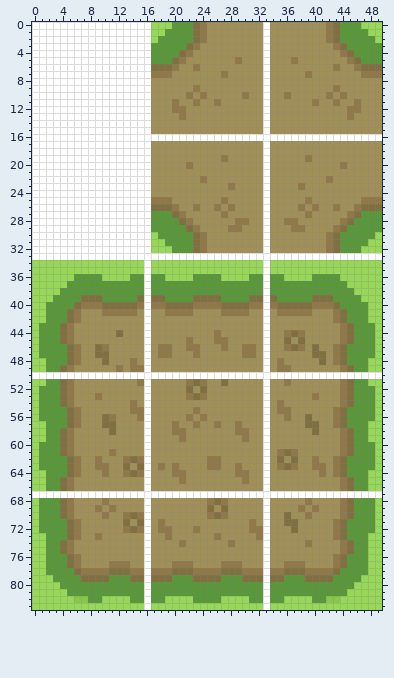
File history of a sprite sheet, images/tiles/dirttograss.png. That is the earlier state.
The file is 50x84 pixels.
And afterwards:
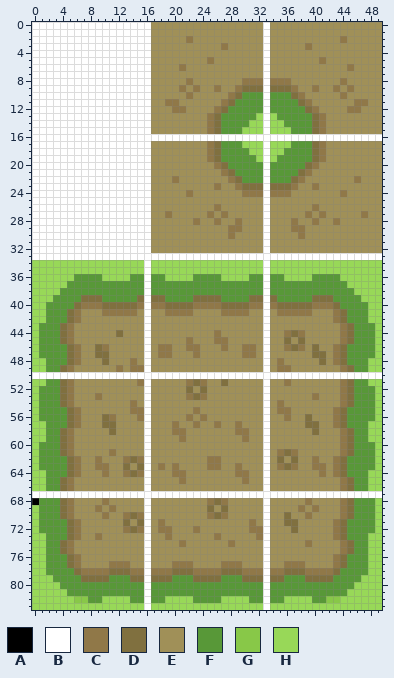
Palette (. is transparent): A #000000  B #ffffff  C #907848  D #80703f  E #a09058  F #589838  G #88c848  H #98d858
Author's note on the commit: wire in the dirt to grass tiles
Change:
y 0: x 17..24 HHHFFFDC -> EEEEEEEE; x 42..49 CDFFFHHH -> EEEEEEEE
y 1: x 17..24 HHFFFFDC -> EEEEEEEE; x 42..49 CDFFFFHH -> EEEEEEEE
y 2: x 17..24 HFFFFFDC -> EEEEECEE; x 42..49 CDFFFFFH -> EECEEEEE
y 3: x 17..23 FFFFFDC -> EEEEEEE; x 27 E -> C; x 39 E -> C; x 43..49 CDFFFFF -> EEEEEEE
y 4: x 17..22 FFFFDC -> EEEEEE; x 44..49 CDFFFF -> EEEEEE
y 5: x 17..21 FFFDC -> EEEEE; x 25 E -> C; x 29 C -> E; x 37 C -> E; x 41 E -> C; x 45..49 CDFFF -> EEEEE
y 6: x 17..21 DDDCE -> EEEEC; x 23 C -> E; x 43 C -> E; x 45..49 ECDDD -> CEEEE
y 7: x 17..19 CCC -> EEE; x 27 C -> E; x 39 C -> E; x 47..49 CCC -> EEE
y 8: x 22 E -> C; x 30..32 EEE -> CCC; x 34..36 EEE -> CCC; x 44 E -> C
y 9: x 21 E -> C; x 26 E -> C; x 29..32 EEEE -> CDDD; x 34..37 EEEE -> DDDC; x 40 E -> C; x 45 E -> C
y 10: x 24 C -> E; x 28..32 EECEE -> CDFFF; x 34..38 EECEE -> FFFDC; x 42 C -> E
y 11: x 19 E -> C; x 23 C -> E; x 26..32 CEEEEEE -> ECDFFFF; x 34..40 EEEEEEC -> FFFFDCE; x 43 C -> E; x 47 E -> C
y 12: x 26..32 EEEEEEE -> CDFFFFF; x 34..40 EEEEEEE -> FFFFFDC
y 13: x 21 C -> E; x 25..32 EEEEEEEE -> CDFFFFFH; x 34..41 EEEEEEEE -> HFFFFFDC; x 45 C -> E
y 14: x 25..32 EEEEEEEE -> CDFFFFHH; x 34..41 EEEEEEEE -> HHFFFFDC
y 15: x 25..32 EEEEEEEE -> CDFFFHHH; x 34..41 EEEEEEEE -> HHHFFFDC
y 17: x 25..32 EEEEEEEE -> CDFFFHHH; x 34..41 EEEEEEEE -> HHHFFFDC
y 18: x 25..32 EEEEEEEE -> CDFFFFHH; x 34..41 EEEEEEEE -> HHFFFFDC
y 19: x 25..32 EECEEEEE -> CDFFFFFH; x 34..41 EEEEECEE -> HFFFFFDC
y 20: x 22 C -> E; x 26..32 EEEEEEE -> CDFFFFF; x 34..40 EEEEEEE -> FFFFFDC; x 44 C -> E
y 21: x 27..32 EEEEEE -> CDFFFF; x 34..39 EEEEEE -> FFFFDC
y 22: x 20 E -> C; x 24 C -> E; x 28..32 EEEEE -> CDFFF; x 34..38 EEEEE -> FFFDC; x 42 C -> E; x 46 E -> C
y 23: x 26 E -> C; x 28..32 CEEEE -> ECDDD; x 34..38 EEEEC -> DDDCE; x 40 E -> C
y 24: x 22 E -> C; x 30..32 EEE -> CCC; x 34..36 EEE -> CCC; x 44 E -> C
y 25: x 17..19 CCC -> EEE; x 27 C -> E; x 39 C -> E; x 47..49 CCC -> EEE
y 26: x 17..20 DDDC -> EEEE; x 23 C -> E; x 28 C -> E; x 38 C -> E; x 43 C -> E; x 46..49 CDDD -> EEEE
y 27: x 17..21 FFFDC -> EECEE; x 25 E -> C; x 41 E -> C; x 45..49 CDFFF -> EECEE
y 28: x 17..23 FFFFDCE -> EEEEEEC; x 26 E -> C; x 30 C -> E; x 36 C -> E; x 40 E -> C; x 43..49 ECDFFFF -> CEEEEEE
y 29: x 17..23 FFFFFDC -> EEEEEEE; x 43..49 CDFFFFF -> EEEEEEE
y 30: x 17..24 HFFFFFDC -> EEEEEEEE; x 28 E -> C; x 38 E -> C; x 42..49 CDFFFFFH -> EEEEEEEE
y 31: x 17..24 HHFFFFDC -> EEEEEEEE; x 42..49 CDFFFFHH -> EEEEEEEE
y 32: x 17..24 HHHFFFDC -> EEEEEEEE; x 42..49 CDFFFHHH -> EEEEEEEE
y 68: x 0 H -> A
Where, in picture pixels (left, top, right, bottom), the same in both pictures:
changed: (151, 22, 382, 253)
changed: (32, 498, 39, 505)
